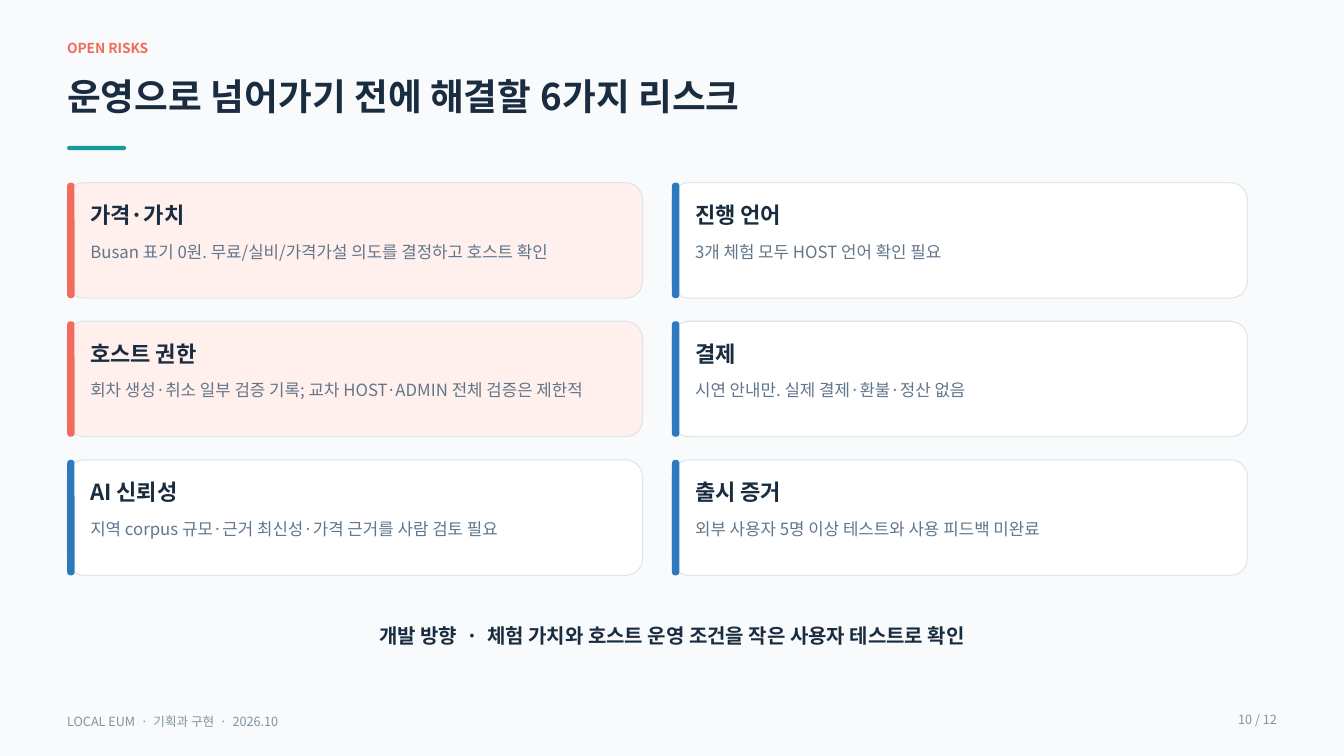
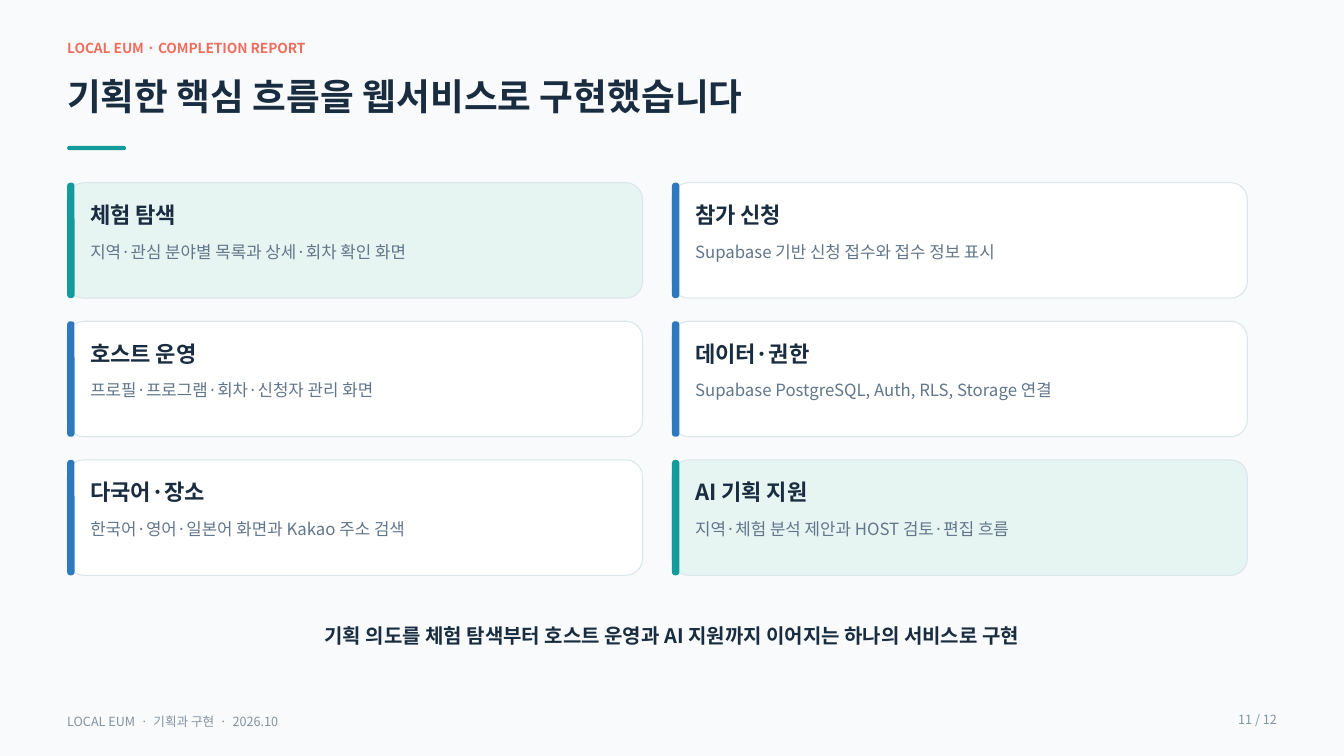
Before and after one commit to inyoung7-lab/AI-Travel-Planner, a slide deck: slide 11 of docs/local-eum/mentoring/LOCAL_EUM_MENTORING.pptx (slide 10 before the commit). Drawn at 1344x756 pixels with LibreOffice and Linux fonts; fonts in the diff are those of the drawing. Boxes give left, top, right and bottom in pixels: in the first picture for what was removed or moved away, otherwise in the second. Text is boxed around its words. In the diff, an @@ line names an element or a change of style, - is before the commit and + after.

Commit message:
docs(local-eum): report completed product journey

```diff
--- a/docs/local-eum/mentoring/LOCAL_EUM_MENTORING.pptx
+++ b/docs/local-eum/mentoring/LOCAL_EUM_MENTORING.pptx
@@ text at bbox=[67, 42, 306, 53]: text changed @@
-OPEN RISKS
+LOCAL EUM · COMPLETION REPORT
@@ text at bbox=[67, 79, 743, 114]: text changed @@
-운영으로 넘어가기 전에 해결할 6가지 리스크
+기획한 핵심 흐름을 웹서비스로 구현했습니다
@@ rounded rectangle at bbox=[68, 182, 643, 298]: fill #FFF0ED to #E6F4F2 @@
@@ rounded rectangle at bbox=[68, 182, 75, 298]: fill #F06D5D to #129B9A @@
@@ text at bbox=[90, 204, 177, 225]: text changed @@
-가격·가치
+체험 탐색
@@ text at bbox=[695, 204, 782, 225]: text changed @@
-진행 언어
+참가 신청
@@ text at bbox=[90, 244, 406, 260]: text changed @@
-Busan 표기 0원. 무료/실비/가격가설 의도를 결정하고 호스트 확인
+지역·관심 분야별 목록과 상세·회차 확인 화면
@@ text at bbox=[695, 244, 995, 262]: text changed @@
-3개 체험 모두 HOST 언어 확인 필요
+Supabase 기반 신청 접수와 접수 정보 표시
@@ rounded rectangle at bbox=[68, 322, 643, 438]: fill #FFF0ED to #FFFFFF @@
@@ rounded rectangle at bbox=[68, 322, 75, 438]: fill #F06D5D to #2E78BD @@
@@ text at bbox=[90, 343, 197, 364]: text changed @@
-호스트 권한
+호스트 운영
@@ text at bbox=[695, 343, 809, 364]: text changed @@
-결제
+데이터·권한
@@ text at bbox=[90, 382, 373, 398]: text changed; size 11.9 to 12 pt @@
-회차 생성·취소 일부 검증 기록; 교차 HOST·ADMIN 전체 검증은 제한적
+프로필·프로그램·회차·신청자 관리 화면
@@ text at bbox=[695, 382, 1052, 400]: text changed @@
-시연 안내만. 실제 결제·환불·정산 없음
+Supabase PostgreSQL, Auth, RLS, Storage 연결
@@ rounded rectangle at bbox=[673, 460, 1248, 576]: fill #FFFFFF to #E6F4F2 @@
@@ rounded rectangle at bbox=[673, 460, 680, 576]: fill #2E78BD to #129B9A @@
@@ text at bbox=[90, 481, 204, 502]: text changed @@
-AI 신뢰성
+다국어·장소
@@ text at bbox=[695, 481, 808, 502]: text changed @@
-출시 증거
+AI 기획 지원
@@ text at bbox=[90, 521, 405, 537]: text changed @@
-지역 corpus 규모·근거 최신성·가격 근거를 사람 검토 필요
+한국어·영어·일본어 화면과 Kakao 주소 검색
@@ text at bbox=[695, 521, 1009, 537]: text changed @@
-외부 사용자 5명 이상 테스트와 사용 피드백 미완료
+지역·체험 분석 제안과 HOST 검토·편집 흐름
@@ text at bbox=[325, 626, 1019, 645]: text changed @@
-개발 방향 · 체험 가치와 호스트 운영 조건을 작은 사용자 테스트로 확인
+기획 의도를 체험 탐색부터 호스트 운영과 AI 지원까지 이어지는 하나의 서비스로 구현
@@ text at bbox=[1238, 715, 1277, 724]: text changed @@
-10 / 12
+11 / 12
```
Also in this commit, not shown: 10 other slides changed, 6 other files.
